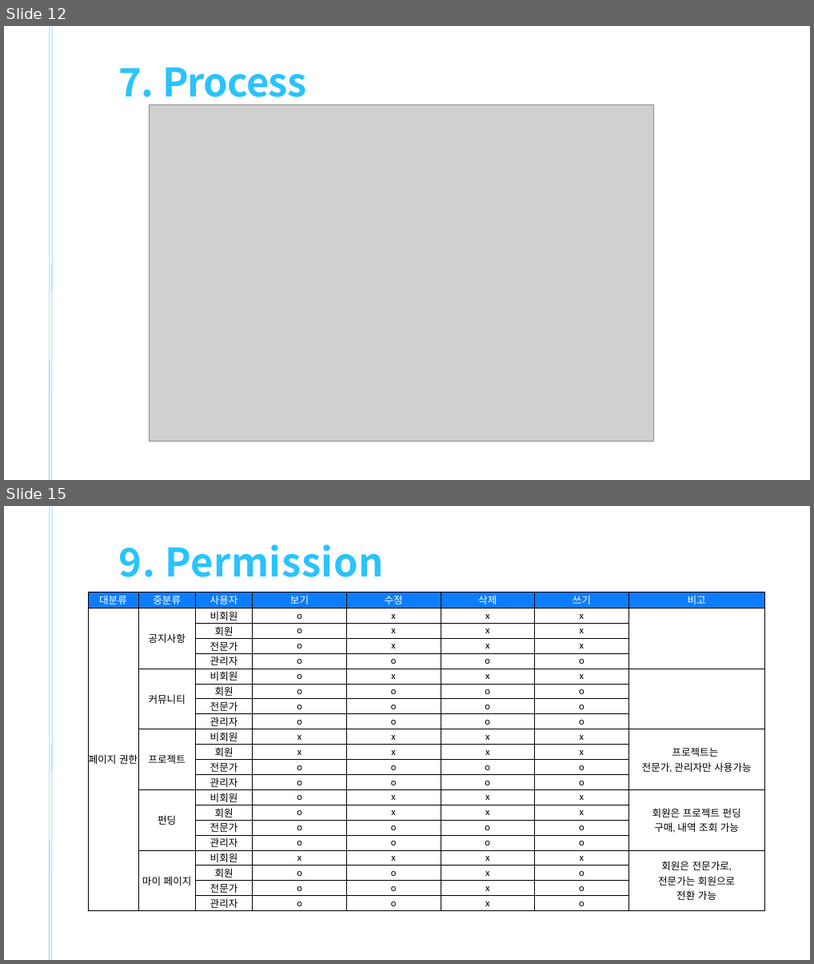
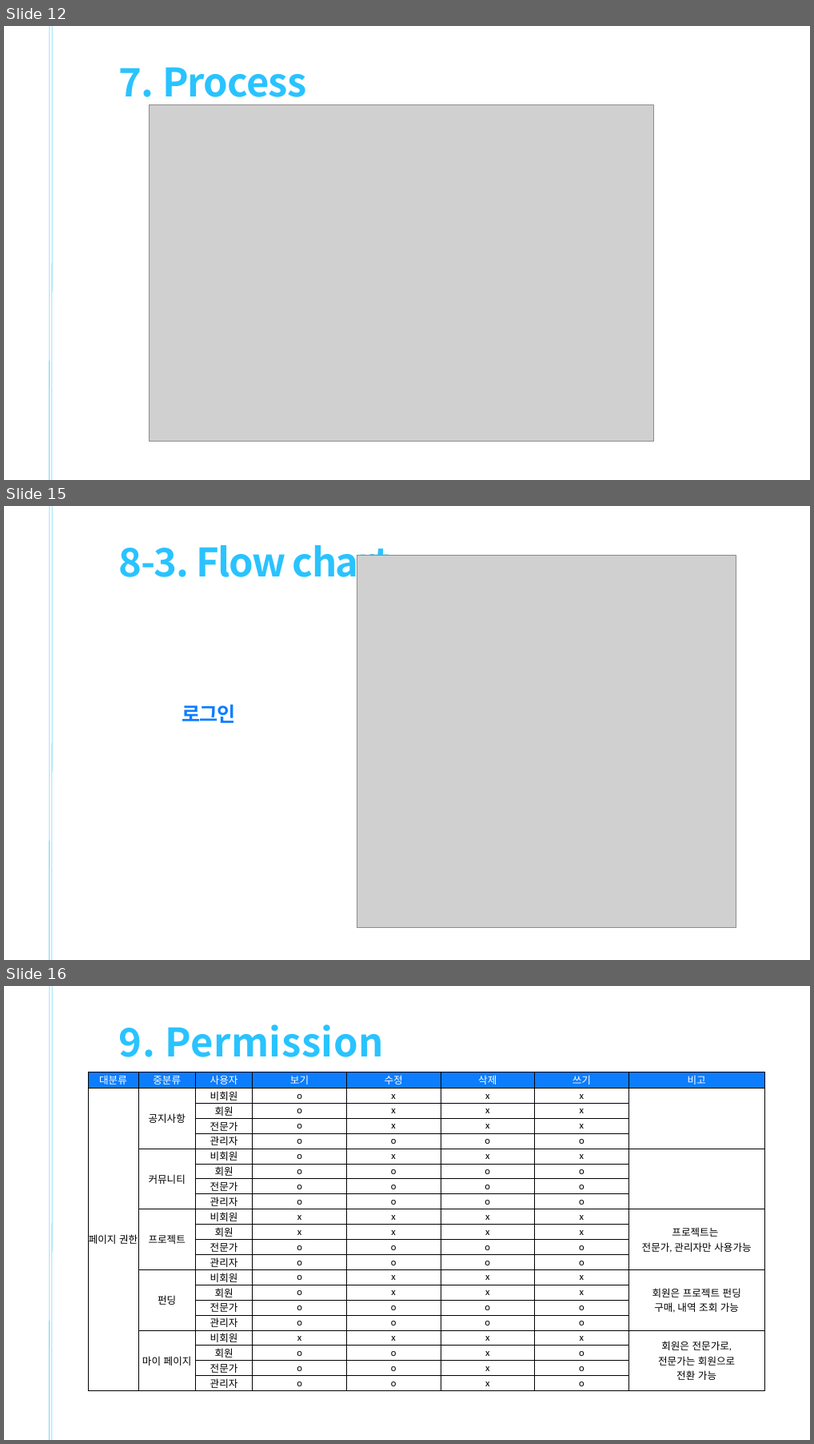
Before and after one commit to Jaewoong-Hwang/PROJECT_UI, a slide deck: 정처산기 1조 화면설계/정처산기 1조 스토리보드.pptx. Shown one above the other, each under a label of ours: slides 12 and 15 before the commit, slides 12, 15 and 16 after it; the slides between them are not shown. The pictures are 814x964 and 814x1444 pixels, drawn with LibreOffice and Linux fonts; fonts in the diff are those of the drawing; grey boxes stand for pictures. Boxes give left, top, right and bottom in pixels: in the first picture for what was removed or moved away, otherwise in the second. Text is boxed around its words. In the diff, an @@ line names an element or a change of style, - is before the commit and + after.

```diff
--- a/정처산기 1조 화면설계/정처산기 1조 스토리보드.pptx
+++ b/정처산기 1조 화면설계/정처산기 1조 스토리보드.pptx
@@ slide 15 added at (4,506,810,960), background #FFFFFF @@
@@ line added from (49, 960) to (50, 506), #29C3FF 0.75 pt @@
@@ line added from (52, 960) to (52, 506), #29C3FF 0.75 pt @@
@@ text added at (119,545,390,587), 70 pt, text #29C3FF, bold @@
+8-3. Flow chart
@@ picture added at (357,555,736,927) @@
@@ text added at (182,704,235,723), 36 pt, text #0C7DFF, bold @@
+로그인
@@ what was slide 15 is now slide 16 @@
```
Also in this commit, not shown: 3 slides changed, 2 other files.
